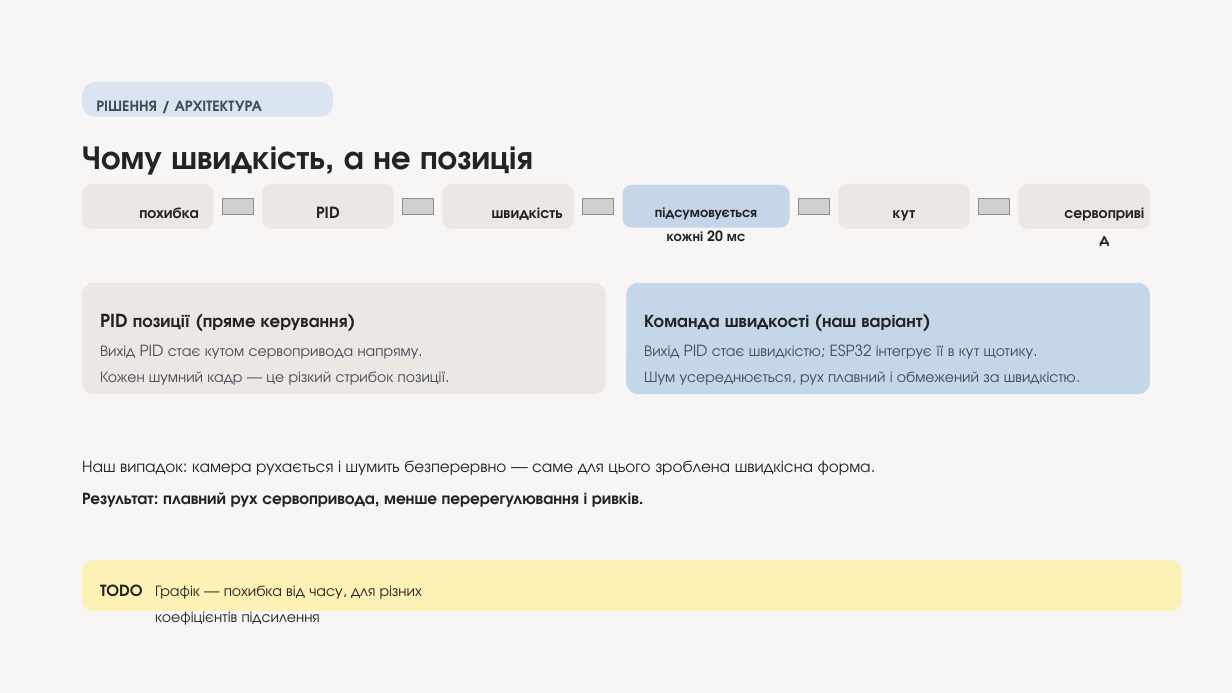
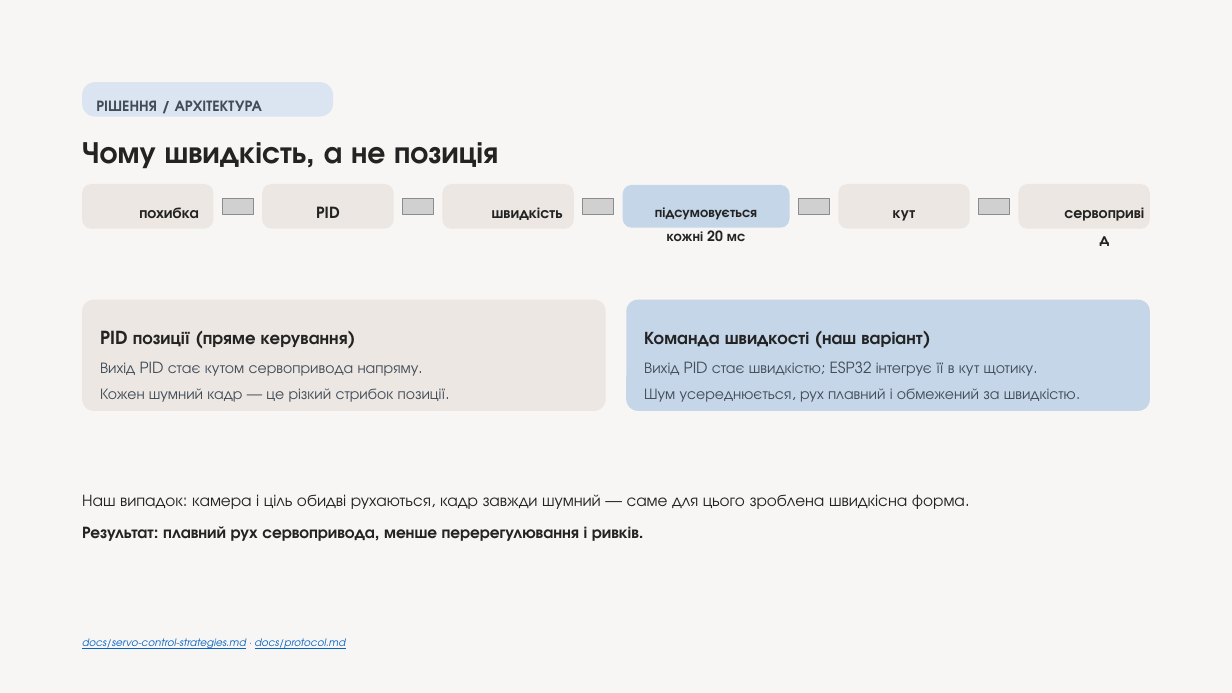
Before and after one commit to melnikvitaly/workshops, a slide deck: slide 4 of workshop-7-final_project/docs/assestment/presentation/Laser Gimbal with Camera Tracking on ESP32-S3.pptx. Drawn at 1232x693 pixels with LibreOffice and Linux fonts; fonts in the diff are those of the drawing; grey boxes stand for pictures. Boxes give left, top, right and bottom in pixels: in the first picture for what was removed or moved away, otherwise in the second. Text is boxed around its words. In the diff, an @@ line names an element or a change of style, - is before the commit and + after.

```diff
--- a/workshop-7-final_project/docs/assestment/presentation/Laser Gimbal with Camera Tracking on ESP32-S3.pptx
+++ b/workshop-7-final_project/docs/assestment/presentation/Laser Gimbal with Camera Tracking on ESP32-S3.pptx
@@ text "Чому швидкість, а не позиція" at bbox=[82, 142, 498, 169]: size 26 to 24 pt @@
@@ 4 texts, 2 rounded rectangles: place and size @@
-4 texts, 2 rounded rectangles at bbox=[82, 283, 1151, 394]
+4 texts, 2 rounded rectangles at bbox=[82, 299, 1151, 410]
@@ text at bbox=[82, 494, 965, 509]: text changed @@
-Наш випадок: камера рухається і шумить безперервно — саме для цього зроблена швидкісна форма.
+Наш випадок: камера і ціль обидві рухаються, кадр завжди шумний — саме для цього зроблена швидкісна форма.
@@ text "Результат: плавний рух сервопривода, менше ...": place and size @@
-text "Результат: плавний рух сервопривода, менше ..." at bbox=[82, 492, 639, 507]
+text "Результат: плавний рух сервопривода, менше ..." at bbox=[82, 526, 639, 541]
@@ rounded rectangle removed at bbox=[82, 560, 1182, 611] @@
@@ text removed at bbox=[100, 584, 143, 596] @@
-TODO
@@ text removed at bbox=[155, 585, 422, 625] @@
-Графік — похибка від часу, для різних коефіцієнтів підсилення
@@ text added at bbox=[82, 638, 346, 649], 8 pt, text #0563C1, italic, underline @@
+docs/servo-control-strategies.md · docs/protocol.md
```
Also in this commit, not shown: 12 other slides changed, 22 other files.
